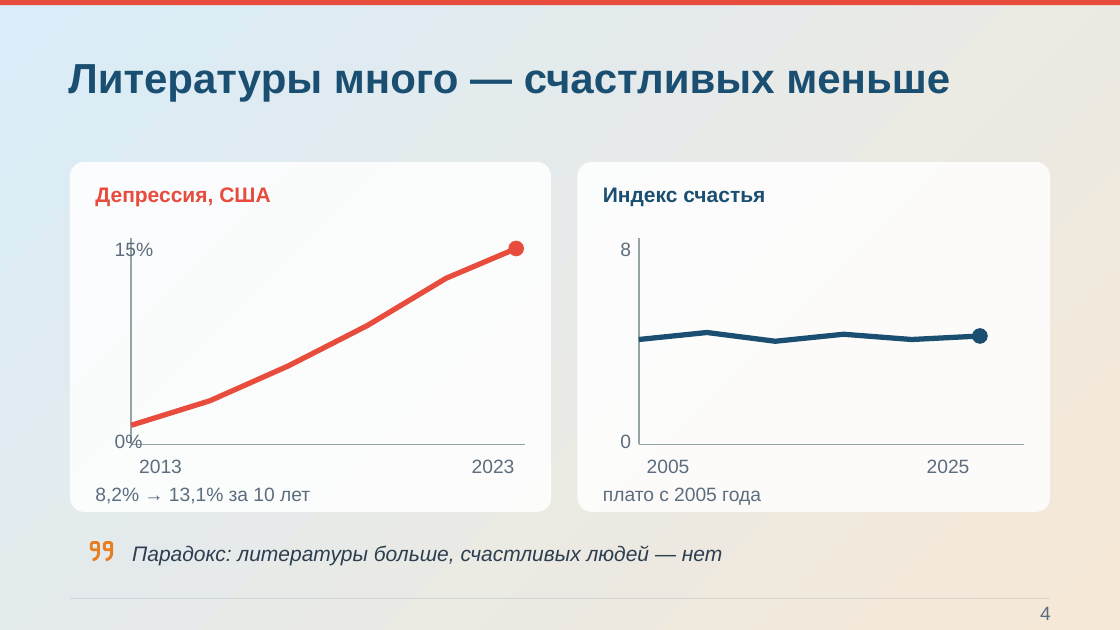
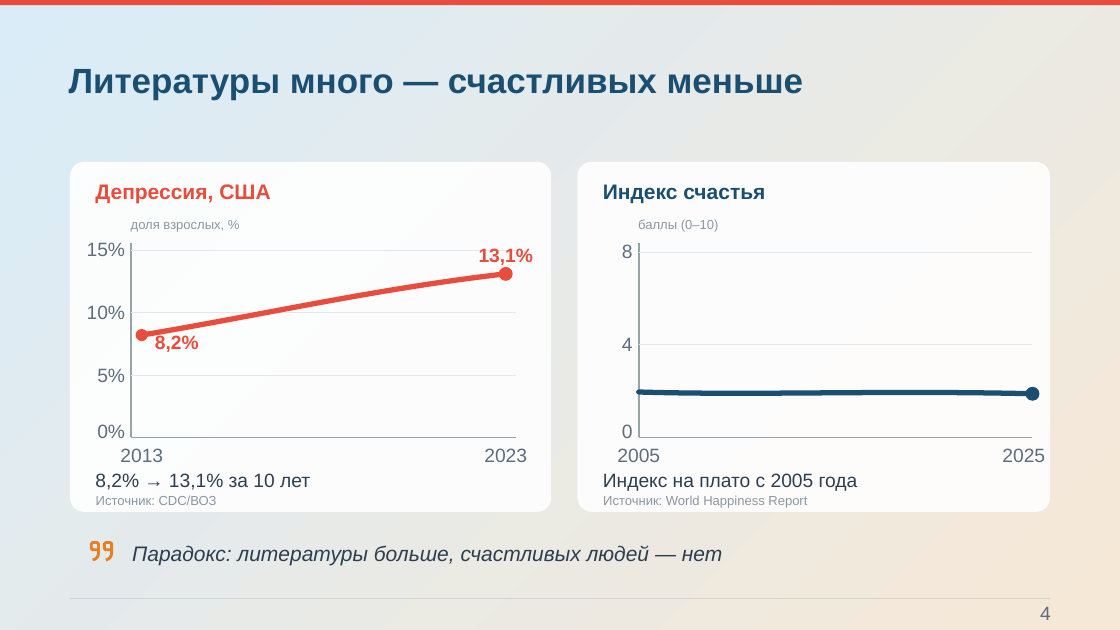
Before and after one commit to Pavel1778/Presentation-happy, a slide deck: slide 4 of Konceptsiya_schastya.pptx. Drawn at 1120x630 pixels with LibreOffice and Linux fonts; fonts in the diff are those of the drawing; background and template pictures are left out. Boxes give left, top, right and bottom in pixels: in the first picture for what was removed or moved away, otherwise in the second. Text is boxed around its words. In the diff, an @@ line names an element or a change of style, - is before the commit and + after.

```diff
--- a/Konceptsiya_schastya.pptx
+++ b/Konceptsiya_schastya.pptx
@@ text "Литературы много — счастливых меньше" at <box>69,69,804,100</box>: size 36 to 30 pt @@
@@ rounded rectangle at <box>70,162,551,513</box>: fill #FFFFFF at 86% opacity to #FFFFFF at 90% opacity @@
@@ text "Депрессия, США": place and size @@
-text "Депрессия, США" at <box>95,187,270,207</box>
+text "Депрессия, США" at <box>95,184,270,203</box>
@@ rounded rectangle at <box>578,162,1050,513</box>: fill #FFFFFF at 86% opacity to #FFFFFF at 90% opacity @@
@@ text "Индекс счастья": place and size @@
-text "Индекс счастья" at <box>603,187,765,207</box>
+text "Индекс счастья" at <box>603,184,765,203</box>
@@ text "15%": place and size @@
-text "15%" at <box>115,241,153,260</box>
+text "15%" at <box>87,242,125,256</box>
@@ freeform shape: place and size @@
-freeform shape at <box>131,238,132,444</box>
+freeform shape at <box>131,244,132,438</box>
@@ ellipse: place and size @@
-ellipse at <box>508,240,524,256</box>
+ellipse at <box>499,267,513,281</box>
@@ freeform shape: place and size @@
-freeform shape at <box>639,238,639,444</box>
+freeform shape at <box>639,244,639,438</box>
@@ freeform shape: place and size @@
-freeform shape at <box>131,249,516,425</box>
+freeform shape at <box>142,274,506,335</box>
@@ ellipse: place and size @@
-ellipse at <box>972,329,988,344</box>
+ellipse at <box>1026,386,1040,401</box>
@@ freeform shape: place and size @@
-freeform shape at <box>639,333,980,341</box>
+freeform shape at <box>639,391,1033,396</box>
@@ alignment left to right in 4 elements at <box>622,244,633,258</box>, <box>622,424,633,438</box>, <box>87,242,125,256</box>, <box>97,424,125,438</box> @@
@@ text "0%": place and size @@
-text "0%" at <box>115,433,143,448</box>
+text "0%" at <box>97,424,125,438</box>
@@ text "2013": place and size @@
-text "2013" at <box>139,459,182,473</box>
+text "2013" at <box>120,448,163,462</box>
@@ freeform shape: place and size @@
-freeform shape at <box>131,444,525,445</box>
+freeform shape at <box>131,438,516,439</box>
@@ text "2023": place and size @@
-text "2023" at <box>472,459,515,473</box>
+text "2023" at <box>484,448,527,462</box>
@@ text "2005": place and size @@
-text "2005" at <box>647,459,690,473</box>
+text "2005" at <box>617,448,660,462</box>
@@ text "0": place and size @@
-text "0" at <box>620,434,631,448</box>
+text "0" at <box>622,424,633,438</box>
@@ freeform shape: place and size @@
-freeform shape at <box>639,444,1023,445</box>
+freeform shape at <box>639,438,1033,439</box>
@@ alignment left to centre in 4 elements at <box>484,448,527,462</box>, <box>120,448,163,462</box>, <box>617,448,660,462</box>, <box>1002,448,1045,462</box> @@
@@ text "2025": place and size @@
-text "2025" at <box>927,459,970,473</box>
+text "2025" at <box>1002,448,1045,462</box>
@@ text "8,2% → 13,1% за 10 ...": place and size @@
-text "8,2% → 13,1% за 10 ..." at <box>95,487,310,504</box>
+text "8,2% → 13,1% за 10 ..." at <box>95,473,310,490</box>
@@ text "8,2% → 13,1% за 10 ..." at <box>95,473,310,490</box>: text colour #5D6D7E to #2C3E50 @@
@@ text at <box>603,473,858,491</box>: text changed; text colour #5D6D7E to #2C3E50 @@
-плато с 2005 года
+Индекс на плато с 2005 года
@@ group added at <box>87,222,533,505</box>: 6 texts, 3 freeform shapes, 1 ellipse @@
+доля взрослых, %
+10%
+5%
+13,1%
+8,2%
+Источник: CDC/ВОЗ
@@ group added at <box>603,219,1033,508</box>: 3 texts, 2 freeform shapes @@
+баллы (0–10)
+4
+Источник: World Happiness Report
```
Also in this commit, not shown: 14 other slides changed, 48 other files.
